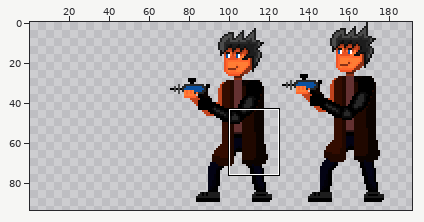
Sprite sheet -- LPOO2/android/assets/Hero/hero1_still.png. The first picture is a wide view before the edit; the outline marks the close-up.
Close-up. The starting point:
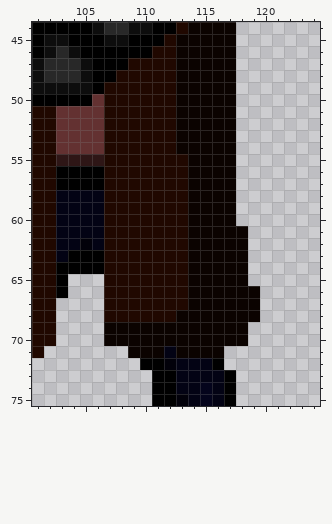
The file is 128x128 pixels. Pixels under 10% opacity are left out. Colours within 5 levels of each other are drawn and written as one. Shown: x 101..124, y 44..75. The old version is drawn lined up with the new one, on the new canvas. The wide view leaves out empty margins. The commit also changed other parts of the picture, which this record leaves out.
After the commit:
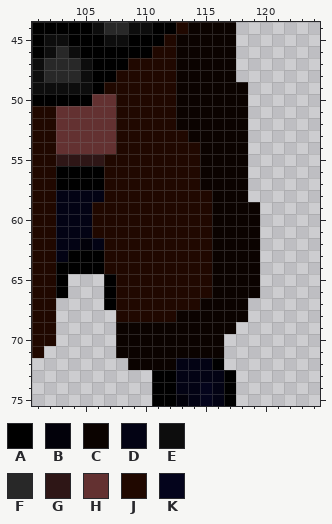
Palette (. is transparent): A #000000  B #02010a  C #0b0300  D #030314  E #0d0d0d  F #282828  G #2e1616  H #633131  J #200800  K #04041c
From old to new:
canvas 128x128 -> 256x128, the old top-left corner now at 66,0
@@ x 101..124 @@
 48 EFFFEAAJJJJJCCCCC.......
-49 EEEEEAJJJJJJCCCCC.......
-50 AAAAAHJJJJJJCCCCC.......
-51 JJHHHHJJJJJJCCCCC.......
-52 JJHHHHJJJJJJCCCCC.......
-53 JJHHHHJJJJJJCCCCC.......
-54 JJHHHHJJJJJJCCCCC.......
-55 JJGGGGJJJJJJJCCCC.......
-56 JJAAAAJJJJJJJCCCC.......
-57 JJAAAAJJJJJJJCCCC.......
-58 JJDDDDJJJJJJJCCCC.......
-59 JJDDDDJJJJJJJCCCC.......
-60 JJDDDDJJJJJJJCCCC.......
-61 JJDDDDJJJJJJJCCCCC......
-62 JJDDBDJJJJJJJCCCCC......
-63 JJDAAAJJJJJJJCCCCC......
-64 JJAAAAJJJJJJJCCCCC......
-65 JJA...JJJJJJJCCCCC......
-66 JJA...JJJJJJJCCCCCC.....
-67 JJ....JJJJJJJCCCCCC.....
-68 JJ....JJJJJJCCCCCCC.....
-69 JJ....CCCCCCCCCCCC......
-70 JJ....CCCCCCCCCCCC......
-71 J.......CCCDCCCC........
-72 .........AABDDDA........
+49 EEEEEAJJJJJJCCCCCC......
+50 AAAAAHHJJJJJCCCCCC......
+51 JJHHHHHJJJJJCCCCCC......
+52 JJHHHHHJJJJJCCCCCC......
+53 JJHHHHHJJJJJJCCCCC......
+54 JJHHHHHJJJJJJJCCCC......
+55 JJGGGGJJJJJJJJCCCC......
+56 JJAAAAJJJJJJJJCCCC......
+57 JJAAAAJJJJJJJJCCCC......
+58 JJDDDDJJJJJJJJJCCC......
+59 JJDDDJJJJJJJJJJCCCC.....
+60 JJDDDJJJJJJJJJJCCCC.....
+61 JJDDDJJJJJJJJJJCCCC.....
+62 JJDDBDJJJJJJJJJCCCC.....
+63 JJDAAAJJJJJJJJJCCCC.....
+64 JJAAAAJJJJJJJJJCCCC.....
+65 JJA...AJJJJJJJJCCCC.....
+66 JJA...AJJJJJJJJCCCC.....
+67 JJ....AJJJJJJJCCCC......
+68 JJ.....JJJJJCCCCCC......
+69 JJ.....CCCCCCCCCC.......
+70 JJ.....CCCCCCCCC........
+71 J......CCCCCCCCC........
+72 ........CCCCDDDA........
 73 ..........AADDDDA.......
Boxes around the changes in both close-ups, in picture pixels (x1, y1, x2, y2):
changed: (176, 82, 260, 346)
changed: (104, 94, 116, 154)
changed: (92, 202, 104, 238)
changed: (104, 274, 176, 370)
